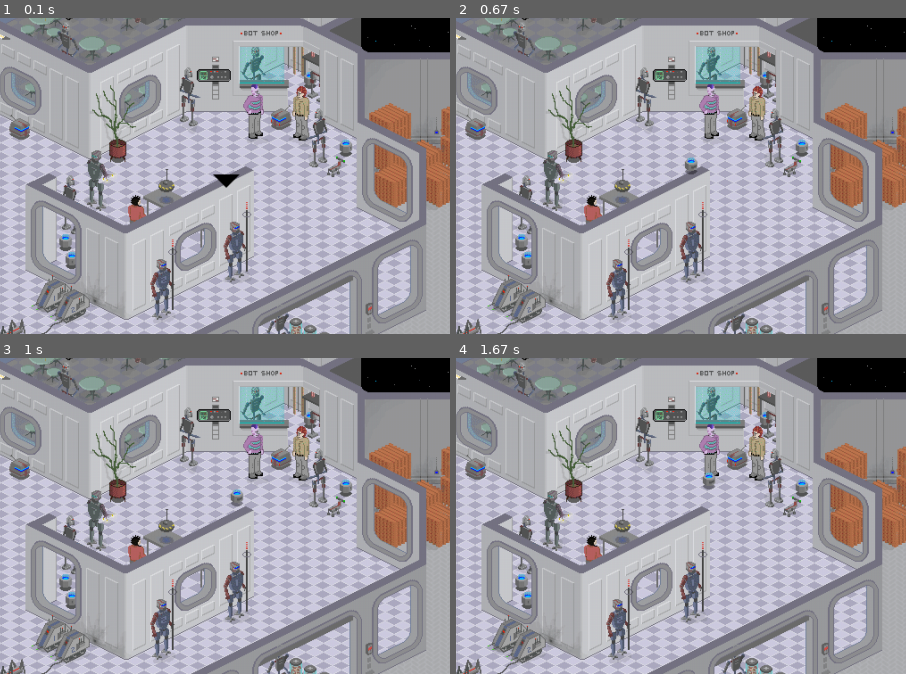
Above: before the commit, frames 1-4 (two rows, left to right).
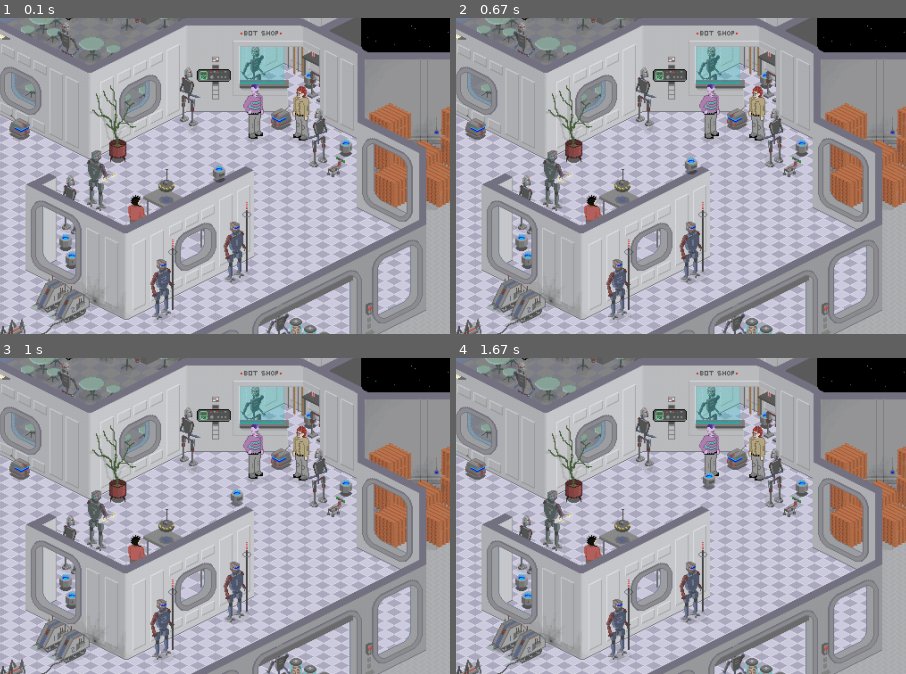
Above: after the commit, the same moments.

Repository: andyfriedl/pygame_trek
Game: pygame game, started from test.py
Two runs of this game, one before a commit and one after it. Both use one fixed random seed, a clock stepped at 60 frames per second and the inputs below.
Inputs:
- Up to frame 1 (0.1 s): no input
- Up to frame 2 (0.67 s): hold Right from 0.33 s (still down)
- Up to frame 3 (1 s): release Right at 0.8 s; hold Up from 0.83 s (still down)
- Up to frame 4 (1.67 s): release Up at 1.13 s; hold Right 1.17-1.63 s
The pictures show only the part of the screen within x 26-76%, y 27-77%; the shares and areas given below are measured in that part.

The runs differ from the first frame. In frame 1, 0.2% of the frame differs, in the area x 47-54%, y 46-54%; in frame 2, nothing differs; in frame 3, nothing differs; in frame 4, nothing differs.

Commit message:
Adding icon and set default image.

Diff:
--- a/test.py
+++ b/test.py
@@ -14,6 +14,8 @@
 DISPLAYSURF = pygame.display.set_mode((width, height), 0, 32)
 pygame.display.set_caption('scifi Game Test')
 background = pygame.image.load('space_port.gif')
+game_icon = pygame.image.load('bot.png')
+pygame.display.set_icon(game_icon)
 
 UP = 'up'
 LEFT = 'left'
@@ -25,7 +27,7 @@
 # left_sprite = 'left.png'
 up_sprite = down_sprite = right_sprite = left_sprite = 'bot.png'
 
-sprite = pygame.image.load('down.png')
+sprite = pygame.image.load('bot.png')
 sprite_x = width / 2
 sprite_y = height / 2
 direction = None
